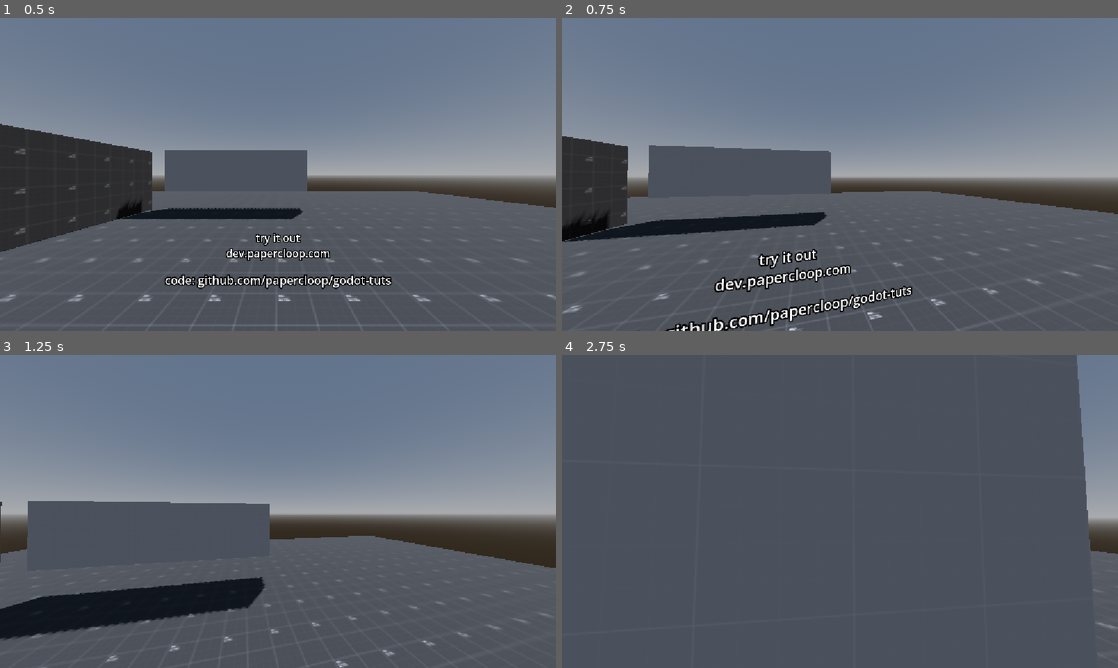
Above: before the commit, frames 1-4 (two rows, left to right).
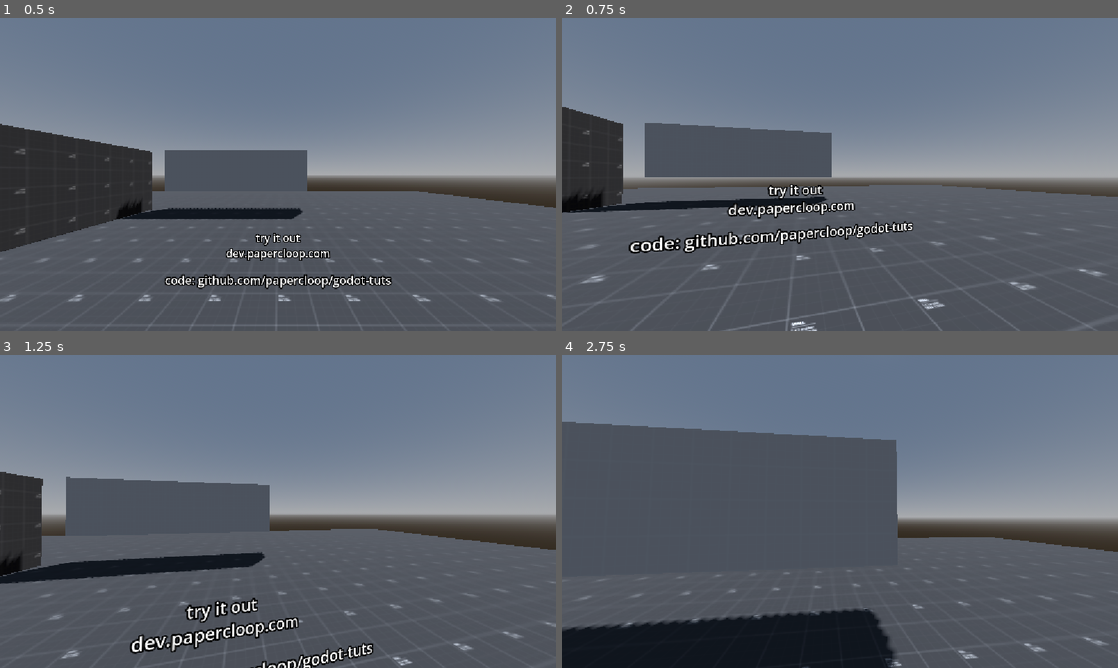
Above: after the commit, the same moments.

Repository: papercloop/godot-tuts
Game: Godot game, scene res://main.tscn
Two runs of this game, one before a commit and one after it. Both use one fixed random seed, a clock stepped at 60 frames per second and the inputs below.
Inputs (mouse positions are in pixels of both pictures, inside the frame that each line leads up to):
- Up to frame 1 (0.5 s): no input
- Up to frame 2 (0.75 s): tap Enter at 0.5 s; move the mouse to (867, 174) at 0.52 s; hold W (forward) from 0.53 s (still down); hold C (crouch, bound only after the commit) from 0.53 s (still down); click (867, 174) at 0.67 s
- Up to frame 3 (1.25 s): keep holding W (forward); keep holding C (crouch, bound only after the commit); tap Space (jump) at 0.77 s
- Up to frame 4 (2.75 s): keep holding W (forward); move the mouse to (812, 511) at 1.27 s; release C (crouch, bound only after the commit) at 1.28 s; tap Ctrl (crouch, bound only before the commit) at 1.35 s; click (812, 511) at 1.42 s; tap Space (jump) at 1.52 s; move the mouse to (851, 505) at 2.02 s; hold Shift (sprint) from 2.03 s (still down); click (851, 505) at 2.17 s

Frame 1 is identical in both runs. In frame 2, 15% of the frame differs, in the area x 0-100%, y 28-100%; in frame 3, 16%; in frame 4, 44%, in the area x 0-100%, y 0-100%.

Commit message:
crouch changed to 'c' key for web

Diff:
--- a/player/player.gd
+++ b/player/player.gd
@@ -43,19 +43,26 @@
 
 
 func _ready() -> void:
-	Input.set_mouse_mode(Input.MOUSE_MODE_CAPTURED)
+	return
 
 
 
 
 func _input(event: InputEvent) -> void:
 	if Input.is_action_just_pressed("quit"):
-		get_tree().quit()
+		Input.set_mouse_mode(Input.MOUSE_MODE_VISIBLE)
 
 	if event is InputEventMouseMotion:
 		rotate_y(deg_to_rad(-event.relative.x) * mouse_sensitivity)
 		head.rotate_x(deg_to_rad(-event.relative.y) * mouse_sensitivity)
 		head.rotation.x = clamp(head.rotation.x, deg_to_rad(-85), deg_to_rad(85))
+
+	if event is InputEventMouseButton and event.pressed:
+		if event.button_index == MOUSE_BUTTON_LEFT:
+			if Input.get_mouse_mode() != Input.MOUSE_MODE_CAPTURED:
+				var viewport_size = get_viewport().get_visible_rect().size
+				get_viewport().warp_mouse(Vector2(viewport_size.x / 2, viewport_size.y / 2))
+				Input.set_mouse_mode(Input.MOUSE_MODE_CAPTURED)
 
 
 
--- a/project.godot
+++ b/project.godot
@@ -50,7 +50,7 @@
 }
 crouch={
 "deadzone": 0.2,
-"events": [Object(InputEventKey,"resource_local_to_scene":fa …(140 unchanged characters)… d":false,"keycode":0,"physical_keycode":4194326,"key_label":0,"unicode":0,"location":0,"echo":false,"script":null)
+"events": [Object(InputEventKey,"resource_local_to_scene":fa …(140 unchanged characters)… d":false,"keycode":0,"physical_keycode":67,"key_label":0,"unicode":99,"location":0,"echo":false,"script":null)
 ]
 }
 quit={
